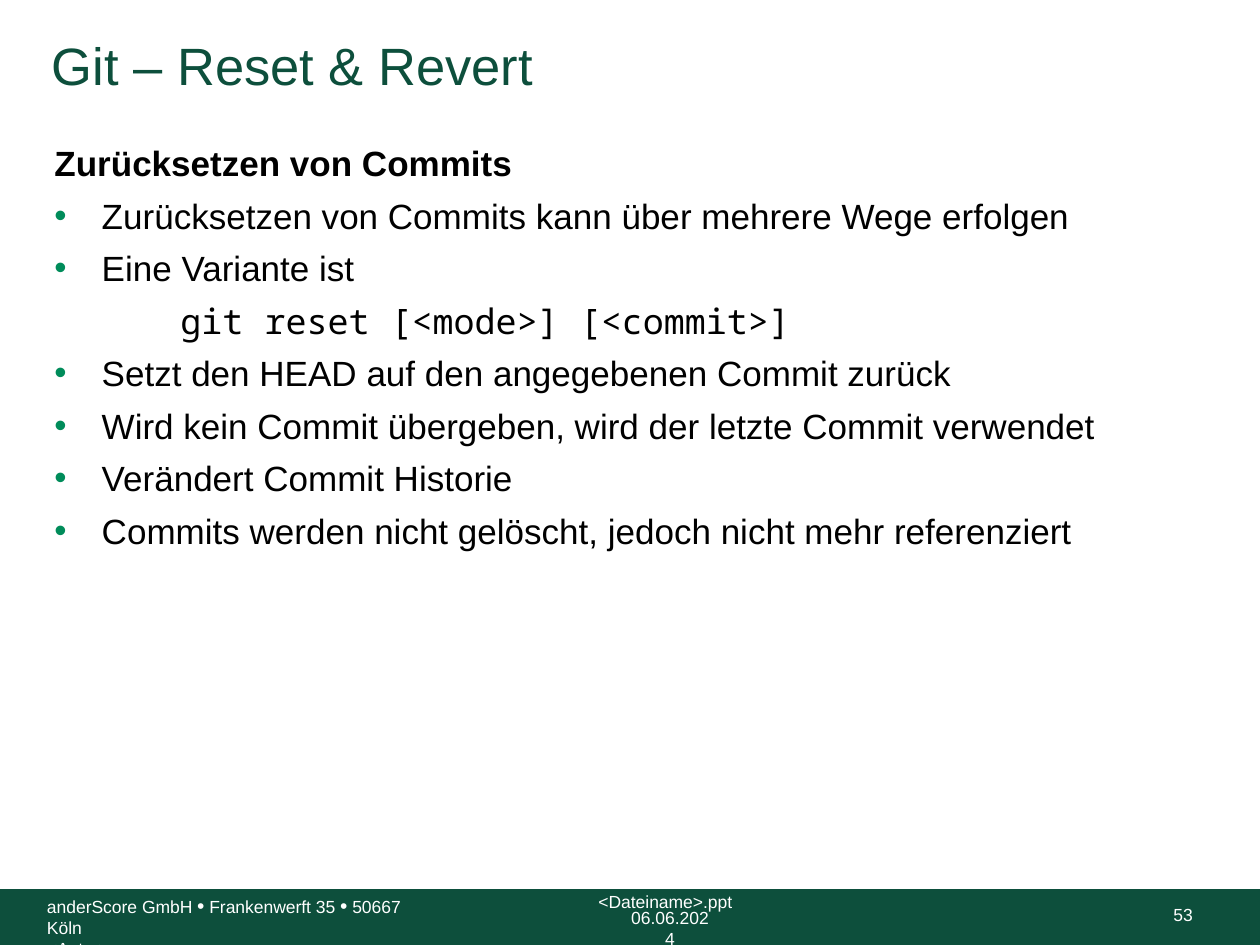
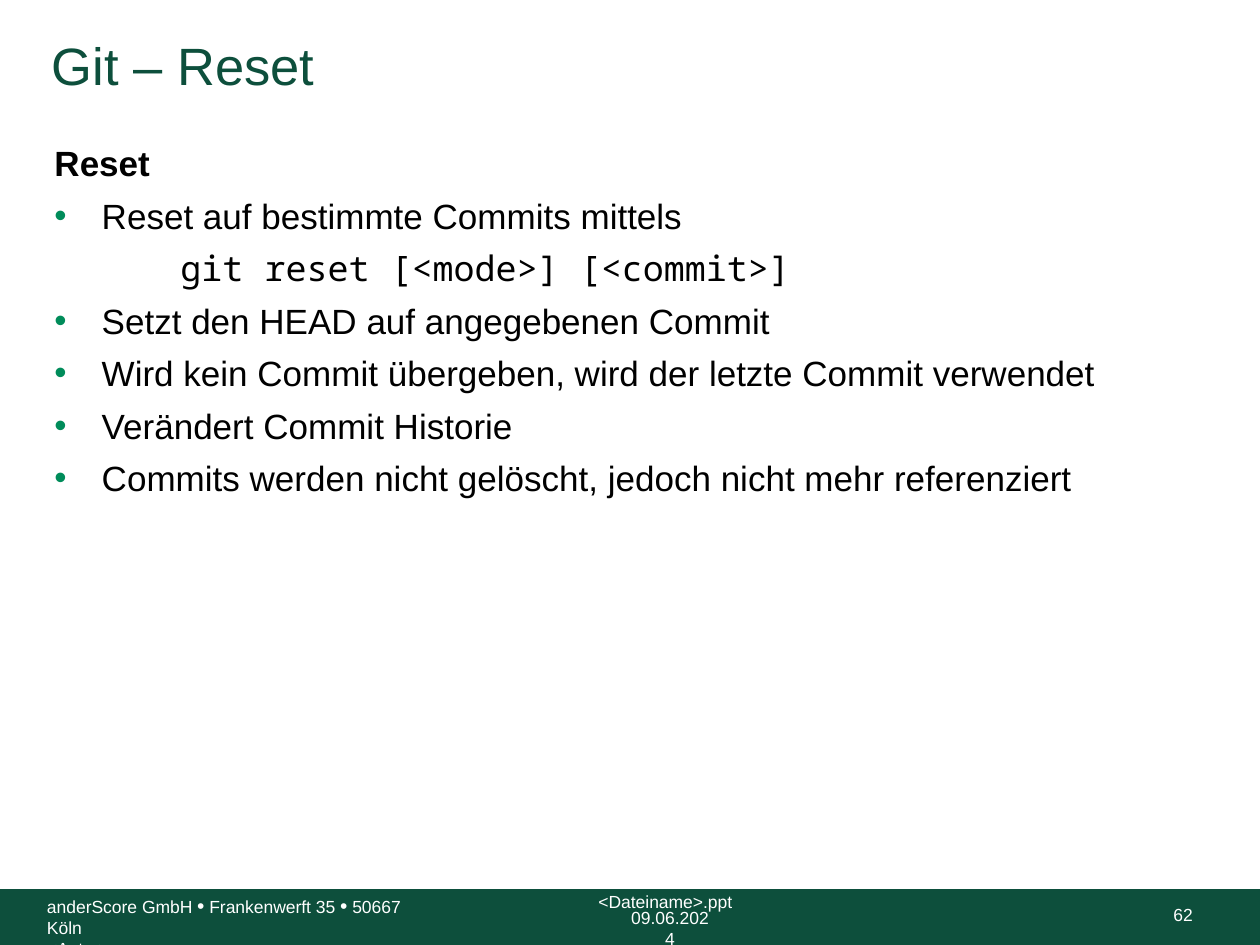
Before and after one commit to anderscore-gmbh/gitlab, a slide deck: slide 62 of slides/Tag-1_2-Git.pptx (slide 53 before the commit). Drawn at 1260x945 pixels with LibreOffice and Linux fonts; fonts in the diff are those of the drawing; background and template pictures are left out. Boxes give left, top, right and bottom in pixels: in the first picture for what was removed or moved away, otherwise in the second. Text is boxed around its words. In the diff, an @@ line names an element or a change of style, - is before the commit and + after.

```diff
--- a/slides/Tag-1_2-Git.pptx
+++ b/slides/Tag-1_2-Git.pptx
@@ title at (52, 47, 314, 86): text changed @@
-Git – Reset & Revert
+Git – Reset
@@ text at (54, 152, 682, 230): text changed @@
-Zurücksetzen von Commits
-• Zurücksetzen von Commits kann über mehrere Wege erfolgen
-• Eine Variante ist
+Reset
+• Reset auf bestimmte Commits mittels
@@ text at (102, 308, 770, 340): text changed @@
-• Setzt den HEAD auf den angegebenen Commit zurück
+• Setzt den HEAD auf angegebenen Commit
@@ text at (631, 911, 709, 924): text changed @@
-06.06.2024
+09.06.2024
@@ page number at (1173, 908, 1192, 921): text changed @@
-53
+62
```
Also in this commit, not shown: 58 other slides changed, 9 slides added, 1 slide removed, 8 other files.
